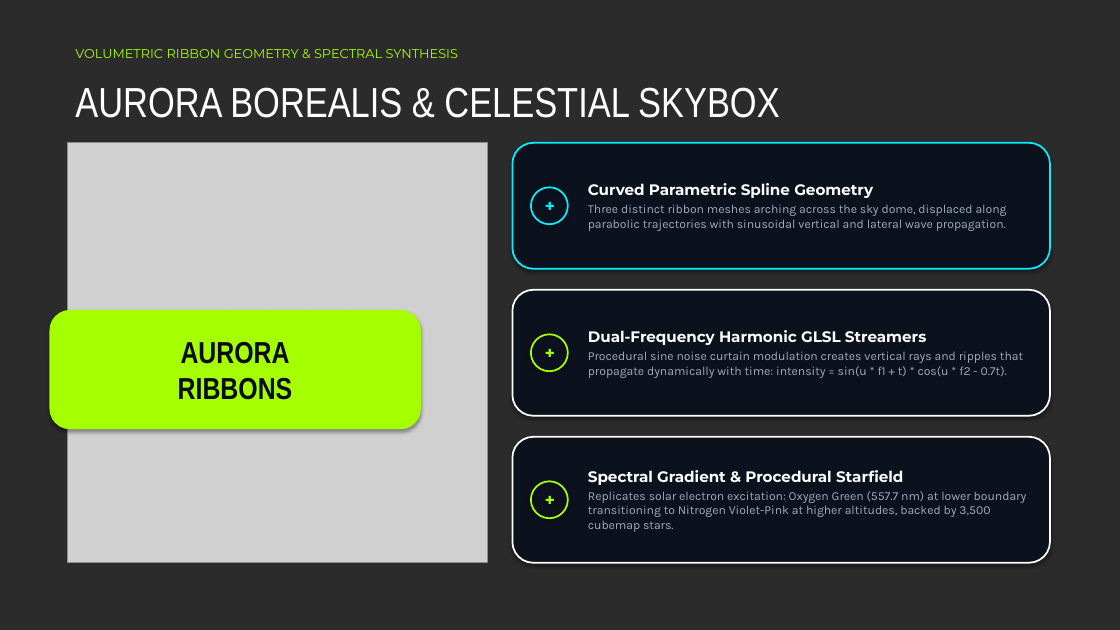
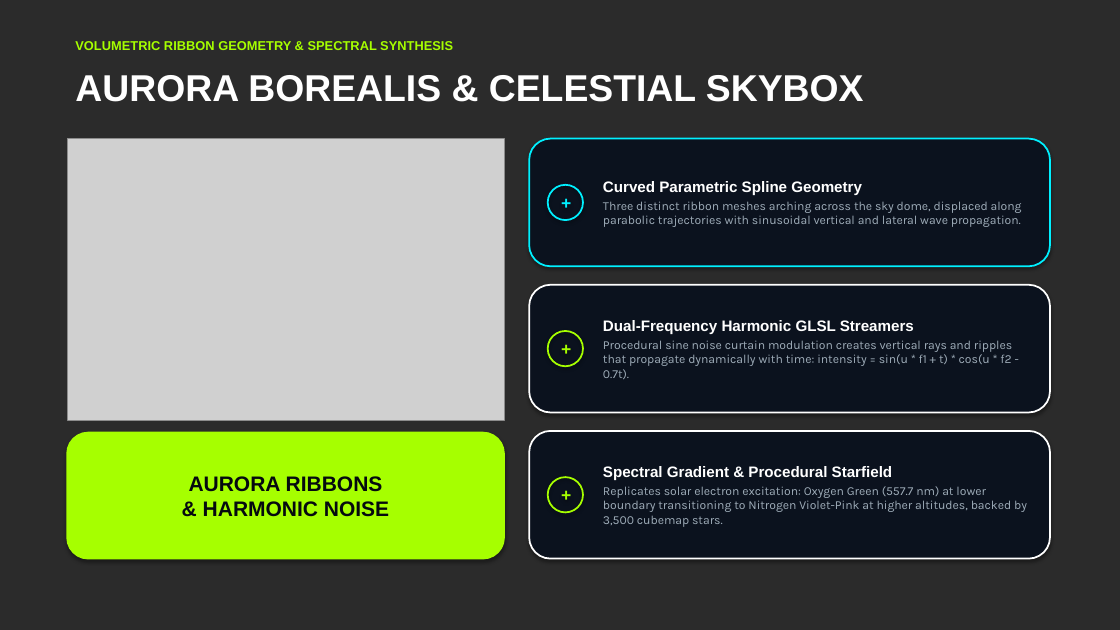
Before and after one commit to duesenbek/mountain-lake-aurora, a slide deck: slide 6 of Final_Presentation_Duisenbek_Agabekuly.pptx. Drawn at 1120x630 pixels with LibreOffice and Linux fonts; fonts in the diff are those of the drawing; grey boxes stand for pictures; background and template pictures are left out; a plain dark background stands for a picture behind light text. Boxes give left, top, right and bottom in pixels: in the first picture for what was removed or moved away, otherwise in the second. Text is boxed around its words. In the diff, an @@ line names an element or a change of style, - is before the commit and + after.

Commit message:
docs: polish slide alignment, apply modern Bahnschrift typography, and add course gratitude

```diff
--- a/Final_Presentation_Duisenbek_Agabekuly.pptx
+++ b/Final_Presentation_Duisenbek_Agabekuly.pptx
@@ text "VOLUMETRIC RIBBON GEOMETRY & SPECTRAL ...": place and size @@
-text "VOLUMETRIC RIBBON GEOMETRY & SPECTRAL ..." at (75, 49, 458, 58)
+text "VOLUMETRIC RIBBON GEOMETRY & SPECTRAL ..." at (75, 41, 453, 50)
@@ text "VOLUMETRIC RIBBON GEOMETRY & SPECTRAL ..." at (75, 41, 453, 50): font Montserrat to Arial, bold on @@
@@ text "AURORA BOREALIS & CELESTIAL SKYBOX": place and size @@
-text "AURORA BOREALIS & CELESTIAL SKYBOX" at (75, 87, 779, 118)
+text "AURORA BOREALIS & CELESTIAL SKYBOX" at (75, 75, 864, 102)
@@ text "AURORA BOREALIS & CELESTIAL SKYBOX" at (75, 75, 864, 102): size 36 to 32 pt, font Arial Narrow to Arial, bold on @@
@@ picture: place and size @@
-picture at (67, 143, 487, 563)
+picture at (67, 139, 504, 420)
@@ rounded rectangle: place and size @@
-rounded rectangle at (513, 143, 1050, 269)
+rounded rectangle at (529, 139, 1050, 266)
@@ text "Curved Parametric Spline Geometry": place and size @@
-text "Curved Parametric Spline Geometry" at (588, 183, 1007, 231)
+text "Curved Parametric Spline Geometry" at (603, 181, 1022, 227)
@@ ellipse "+": place and size @@
-ellipse "+" at (531, 187, 568, 224)
+ellipse "+" at (548, 185, 583, 220)
@@ text at (603, 181, 862, 195): font Montserrat to Arial in "Curved Parametric Spline Geometry" @@
@@ rounded rectangle: place and size @@
-rounded rectangle at (513, 290, 1050, 416)
+rounded rectangle at (529, 285, 1050, 413)
@@ text "Dual-Frequency Harmonic GLSL Streamers": place and size @@
-text "Dual-Frequency Harmonic GLSL Streamers" at (588, 330, 1023, 378)
+text "Dual-Frequency Harmonic GLSL Streamers" at (603, 320, 1012, 379)
@@ text at (603, 320, 914, 334): font Montserrat to Arial in "Dual-Frequency Harmonic GLSL Streamers" @@
@@ ellipse "+": place and size @@
-ellipse "+" at (531, 334, 568, 371)
+ellipse "+" at (548, 331, 583, 366)
@@ rounded rectangle "AURORA RIBBONS & HARMONIC NOISE": place and size @@
-rounded rectangle "AURORA RIBBONS & HARMONIC NOISE" at (50, 311, 420, 429)
+rounded rectangle "AURORA RIBBONS & HARMONIC NOISE" at (67, 433, 504, 559)
@@ rounded rectangle: place and size @@
-rounded rectangle at (513, 437, 1050, 563)
+rounded rectangle at (529, 431, 1050, 559)
@@ text "Spectral Gradient & Procedural Starfield": place and size @@
-text "Spectral Gradient & Procedural Starfield" at (588, 470, 1027, 532)
+text "Spectral Gradient & Procedural Starfield" at (603, 466, 1027, 527)
@@ text in rounded rectangle at (189, 476, 389, 517): text changed; size 26 to 18 pt; font Arial Narrow to Arial @@
-AURORA
-RIBBONS
+AURORA RIBBONS
+& HARMONIC NOISE
@@ font Montserrat to Arial in 3 elements at (548, 185, 583, 220), (548, 331, 583, 366), (548, 477, 583, 513) @@
@@ ellipse "+": place and size @@
-ellipse "+" at (531, 481, 568, 518)
+ellipse "+" at (548, 477, 583, 513)
@@ text at (603, 466, 893, 480): font Montserrat to Arial in "Spectral Gradient & Procedural Starfield" @@
```
Also in this commit, not shown: 9 other slides changed, 16 other files.
